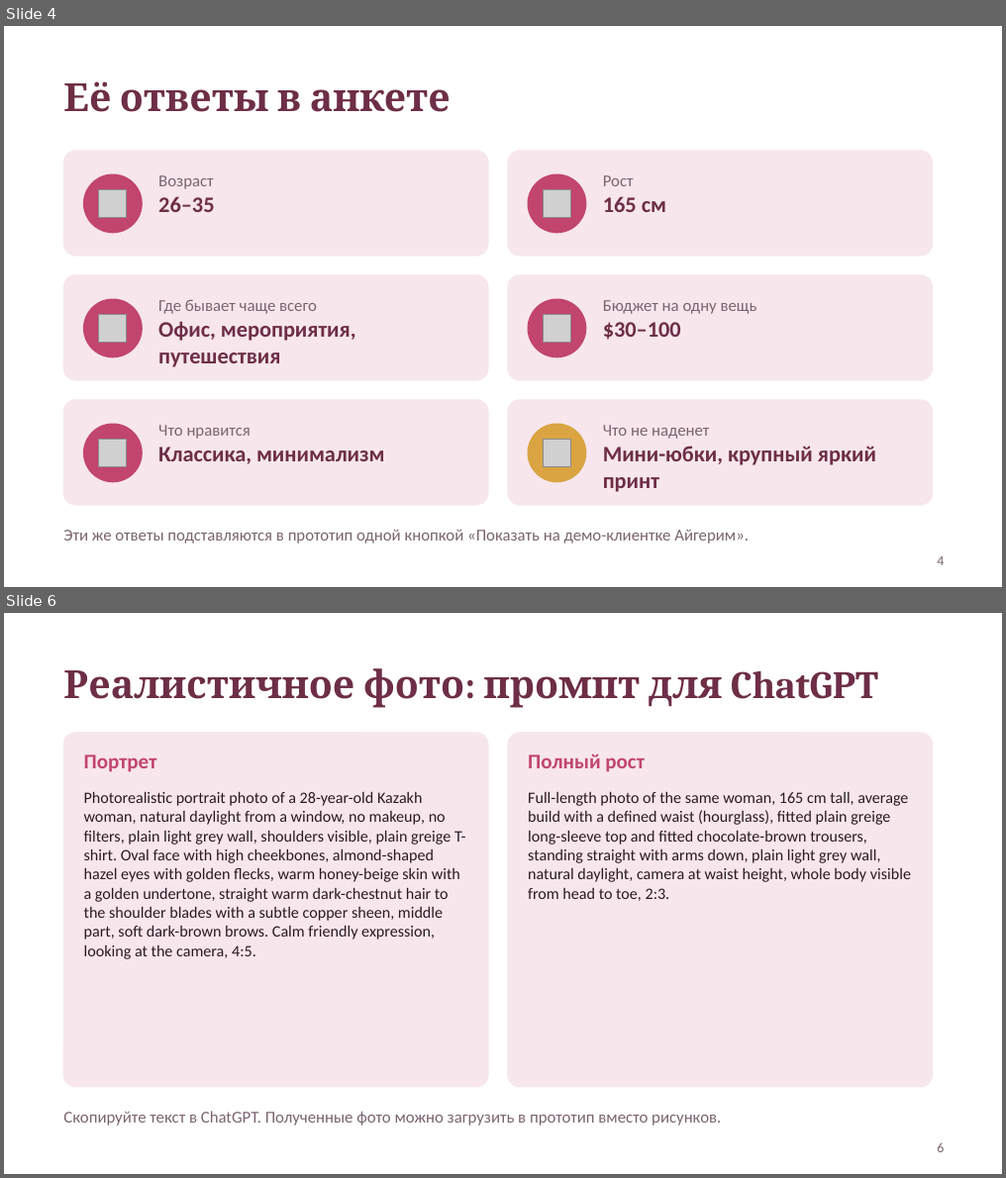
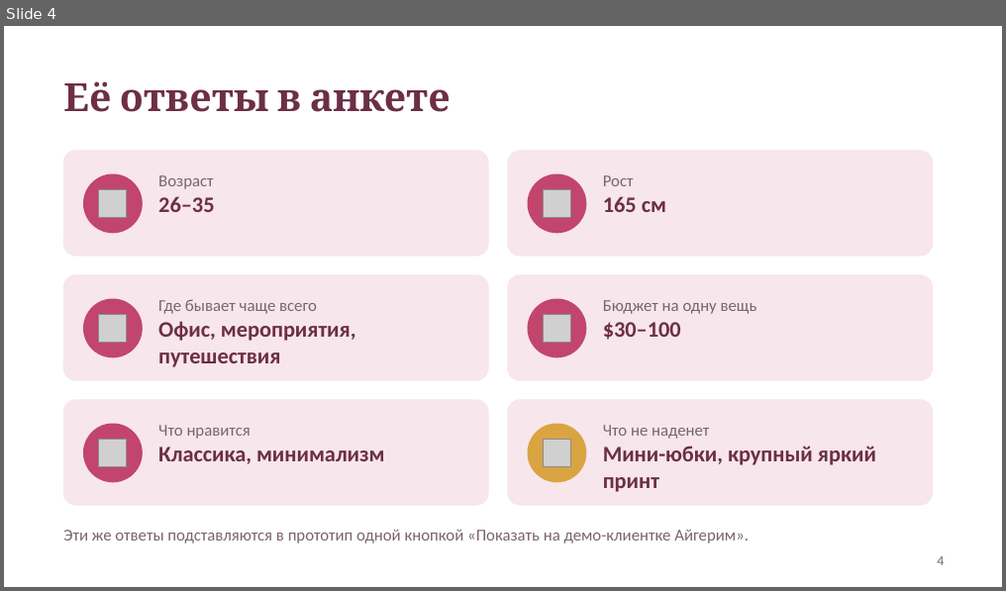
Before and after one commit to mn-stilist/aru, a slide deck: docs/2026-10-23_Aru-демо-клиентка-Айгерим.pptx. Shown one above the other, each under a label of ours: slides 4 and 6 before the commit, slide 4 after it; the slides between them are not shown. The pictures are 1006x1178 and 1006x591 pixels, drawn with LibreOffice and Linux fonts; fonts in the diff are those of the drawing; grey boxes stand for pictures. Boxes give left, top, right and bottom in pixels: in the first picture for what was removed or moved away, otherwise in the second. Text is boxed around its words. In the diff, an @@ line names an element or a change of style, - is before the commit and + after.

```diff
--- a/docs/2026-10-23_Aru-демо-клиентка-Айгерим.pptx
+++ b/docs/2026-10-23_Aru-демо-клиентка-Айгерим.pptx
@@ slide 6 removed at (4,613,1002,1174), background #FFFFFF @@
@@ title removed at (63,668,878,708) @@
-Реалистичное фото: промпт для ChatGPT
@@ rounded rectangle removed at (63,733,488,1087) @@
@@ text removed at (84,755,157,772) @@
-Портрет
@@ rounded rectangle removed at (508,733,932,1087) @@
@@ text removed at (528,754,644,772) @@
-Полный рост
@@ text removed at (84,792,466,959) @@
-Photorealistic portrait photo of a 28-year-old Kazakh woman, natural daylight from a window, no makeup, no filters, plain light grey wall, shoulders visible, plain greige T-shirt. Oval face with high cheekbones, almond-shaped hazel eyes with golden flecks, warm honey-beige skin with a golden undertone, straight warm dark-chestnut hair to the shoulder blades with a subtle copper sheen, middle part, soft dark-brown brows. Calm friendly expression, looking at the camera, 4:5.
@@ text removed at (528,792,911,901) @@
-Full-length photo of the same woman, 165 cm tall, average build with a defined waist (hourglass), fitted plain greige long-sleeve top and fitted chocolate-brown trousers, standing straight with arms down, plain light grey wall, natural daylight, camera at waist height, whole body visible from head to toe, 2:3.
@@ text removed at (63,1111,721,1126) @@
-Скопируйте текст в ChatGPT. Полученные фото можно загрузить в прототип вместо рисунков.
@@ page number removed at (937,1143,944,1153) @@
-6
```
Also in this commit, not shown: 4 slides changed, 1 slide added, 1 other file.
